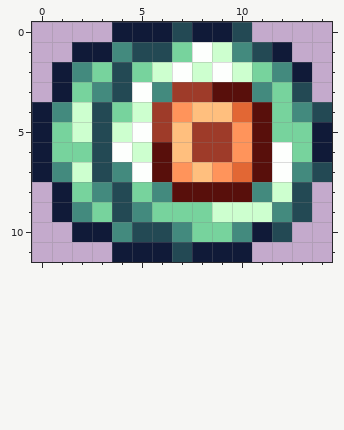
Two versions of one pixel-art sprite, Items/Melee/Valhalla.png. Above is the file before it was changed.
The file is 30x24 pixels, drawn in blocks of 2x2; one block is one cell here. Colours within 5 levels of each other are drawn and written as one.
After:
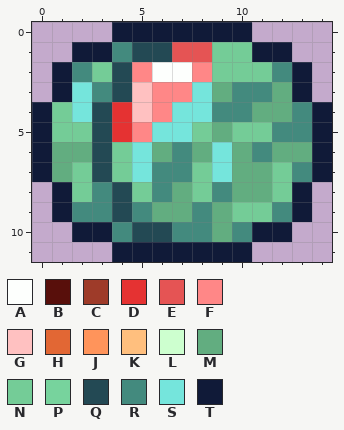
Palette (. is transparent): A #fdfffd  B #580f0b  C #9e3b29  D #e53232  E #e55454  F #ff8787  G #ffc1c1  H #e26734  J #ff945b  K #ffbf7e  L #cdffcf  M #62ad80  N #74cc97  P #77d39d  Q #234954  R #438a7e  S #75e5dc  T #101a38
The edit:
{"y":0,"x":7,"old":"Q","new":"T"}
{"y":0,"x":10,"old":"Q","new":"T"}
{"y":1,"x":7,"old":"PALRQ","new":"EENNT"}
{"y":2,"x":3,"old":"P","new":"N"}
{"y":2,"x":5,"old":"PL","new":"FA"}
{"y":2,"x":8,"old":"LALP","new":"FNNN"}
{"y":3,"x":2,"old":"P","new":"S"}
{"y":3,"x":5,"old":"ARCCBB","new":"GFFSMR"}
{"y":3,"x":12,"old":"PQ","new":"MT"}
{"y":4,"x":1,"old":"RL","new":"NS"}
{"y":4,"x":4,"old":"PLCJKKHBP","new":"DGFSSRRMM"}
{"y":4,"x":14,"old":"Q","new":"T"}
{"y":5,"x":1,"old":"PL","new":"NN"}
{"y":5,"x":4,"old":"LACKCCJBPP","new":"DFSSNMNNRR"}
{"y":6,"x":1,"old":"PP","new":"MM"}
{"y":6,"x":4,"old":"ALBKCCJBAP","new":"NSMRMSMRMM"}
{"y":7,"x":1,"old":"RL","new":"MN"}
{"y":7,"x":4,"old":"RABJKJHBA","new":"NSRRNSMMN"}
{"y":7,"x":14,"old":"Q","new":"T"}
{"y":8,"x":2,"old":"P","new":"N"}
{"y":8,"x":5,"old":"P","new":"N"}
{"y":8,"x":7,"old":"BBBBRLQ","new":"MNRMMNT"}
{"y":9,"x":3,"old":"P","new":"R"}
{"y":9,"x":6,"old":"PPPLLL","new":"MMRMNN"}
{"y":9,"x":13,"old":"Q","new":"T"}
{"y":10,"x":8,"old":"PP","new":"RM"}
{"y":10,"x":12,"old":"Q","new":"T"}
{"y":11,"x":7,"old":"Q","new":"T"}
{"label":"changed","picture_box":[52,22,332,262]}
